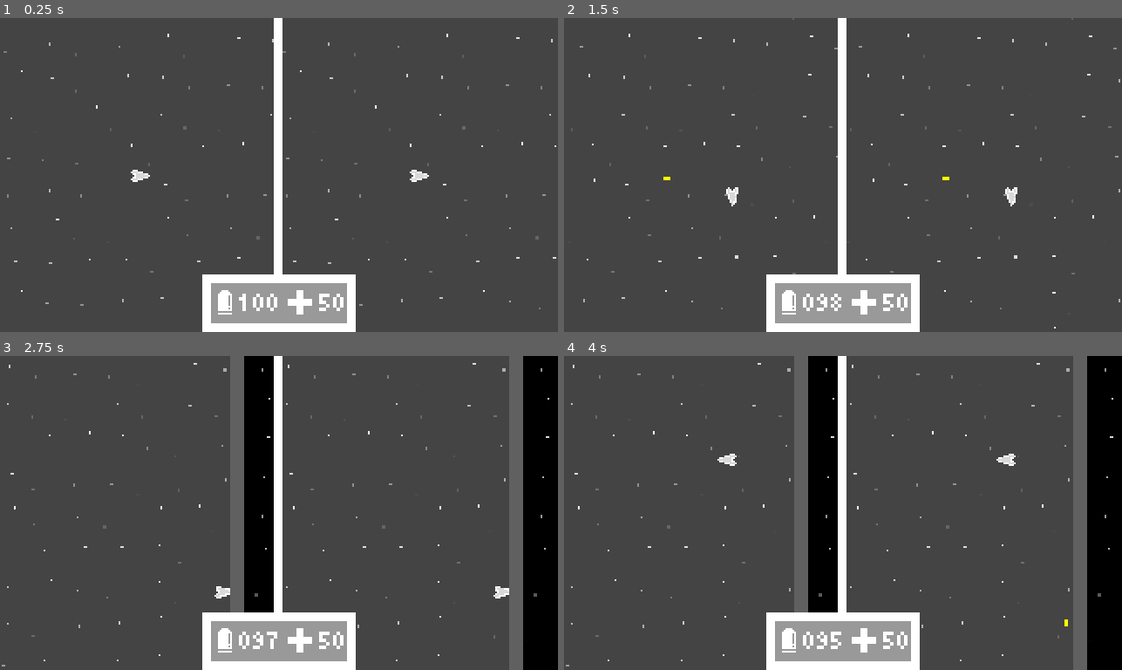
Above: before the commit, frames 1-4 (two rows, left to right).
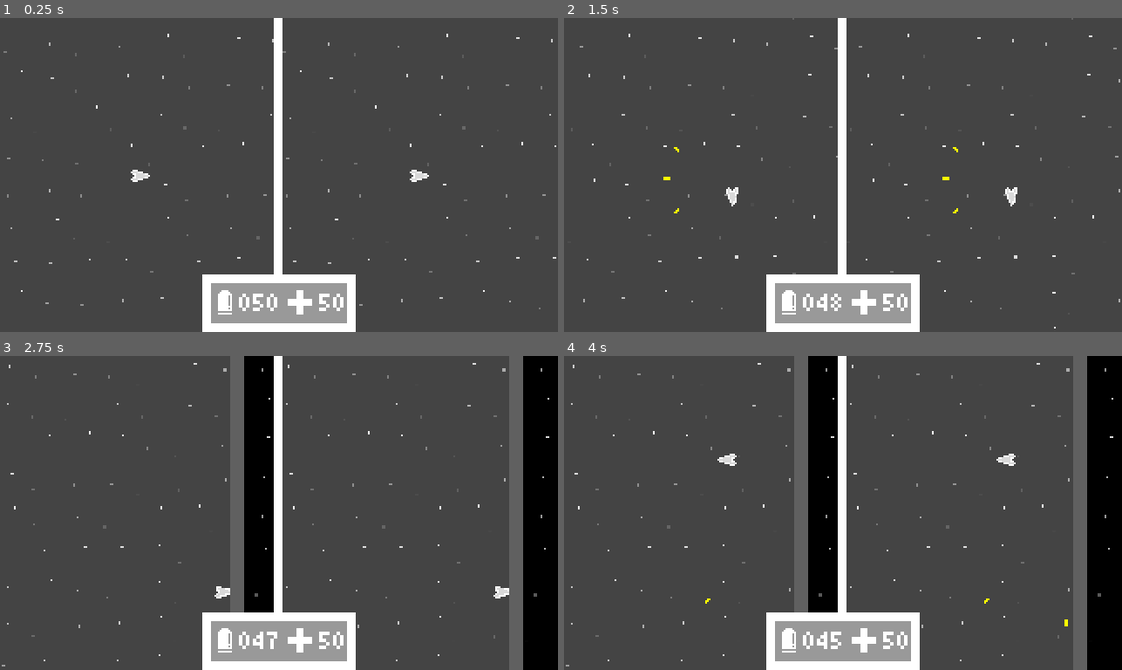
Above: after the commit, the same moments.

Repository: micycle8778/mulithead
Game: Godot game, scene res://game.tscn
Two runs of this game, one before a commit and one after it. Both use one fixed random seed, a clock stepped at 60 frames per second and the inputs below.
Inputs:
- Up to frame 1 (0.25 s): no input
- Up to frame 2 (1.5 s): tap Enter at 0.5 s; hold D (move_right) 0.53-1.28 s; tap K (aim_down) at 0.6 s; hold S (move_down) from 1.28 s (still down); tap J (aim_left) at 1.35 s
- Up to frame 3 (2.75 s): release S (move_down) at 2.03 s; hold D (move_right) from 2.03 s (still down); tap L (aim_right) at 2.1 s
- Up to frame 4 (4 s): release D (move_right) at 2.78 s; hold W (move_up) 2.78-3.53 s; tap I (aim_up) at 2.85 s; hold A (move_left) from 3.53 s (still down); tap K (aim_down) at 3.6 s

The runs differ from the first frame. In frame 1, 0.1% of the frame differs, in the area x 42-48%, y 87-94%; in frame 2, 0.1%, in the area x 19-71%, y 41-94%; in frame 3, less than 0.1%; in frame 4, less than 0.1%.

Commit message:
shotgun; fix #3

Diff:
--- a/autoloads/pl.gd
+++ b/autoloads/pl.gd
@@ -1,3 +1,8 @@
 extends Node
 
 const basic_bullet = preload("res://player/bullets/basic_bullet.tscn")
+
+const basic_weapon_texture = preload("res://hud/weapons/basic.png")
+const bomb_weapon_texture = preload("res://hud/weapons/bomb.png")
+const hyperbeam_weapon_texture = preload("res://hud/weapons/hyperbeam.png")
+const shotgun_weapon_texture = preload("res://hud/weapons/shotgun.png")
--- a/game.gd
+++ b/game.gd
@@ -2,6 +2,7 @@
 
 static var instance: Game
 
+@onready var ammo_icon: TextureRect = %AmmoIcon
 @onready var ammo_label: Label = %AmmoLabel
 @onready var health_label: Label = %HealthLabel
 
--- a/game.tscn
+++ b/game.tscn
@@ -55,7 +55,8 @@
 layout_mode = 2
 theme_override_constants/separation = 0
 
-[node name="TextureRect" type="TextureRect" parent="HUD/PanelContainer/MarginContainer/PanelContainer/HBoxContainer"]
+[node name="AmmoIcon" type="TextureRect" parent="HUD/PanelContainer/MarginContainer/PanelContainer/HBoxContainer"]
+unique_name_in_owner = true
 layout_mode = 2
 texture = ExtResource("2_feb5d")
 stretch_mode = 3
--- a/player/player.gd
+++ b/player/player.gd
@@ -8,13 +8,16 @@
 @onready var aim_hint: Line2D = %AimHint
 
 var _weapon_node: Node
-@onready var current_weapon := "Basic":
+@onready var current_weapon := "Shotgun":
 	set(v):
 		current_weapon = v
+		if (not is_node_ready()): return
 		_weapon_node = %Weapons.get_node_or_null(v)
+		_weapon_node.equipped()
 
 func _ready() -> void:
 	_weapon_node = %Weapons.get_node_or_null(current_weapon)
+	_weapon_node.equipped.call_deferred()
 
 func _process(_delta: float) -> void:
 	var aim = Input.get_vector("aim_left", "aim_right", "aim_up", "aim_down")
--- a/player/player.tscn
+++ b/player/player.tscn
@@ -1,8 +1,9 @@
-[gd_scene load_steps=6 format=3 uid="uid://sodn8qieyol"]
+[gd_scene load_steps=7 format=3 uid="uid://sodn8qieyol"]
 
 [ext_resource type="Script" uid="uid://dg15tf8evg8ba" path="res://player/player.gd" id="1_rkbax"]
 [ext_resource type="Texture2D" uid="uid://25k8mcij1du1" path="res://player/player.png" id="2_rkbax"]
 [ext_resource type="Script" uid="uid://c185euuhtf7he" path="res://player/weapons/basic.gd" id="3_g1dw6"]
+[ext_resource type="Script" uid="uid://5beatglyxkrw" path="res://player/weapons/shotgun.gd" id="4_yw30f"]
 
 [sub_resource type="CircleShape2D" id="CircleShape2D_rkbax"]
 radius = 7.0
@@ -42,4 +43,7 @@
 [node name="Basic" type="Node2D" parent="Weapons"]
 script = ExtResource("3_g1dw6")
 
+[node name="Shotgun" type="Node2D" parent="Weapons"]
+script = ExtResource("4_yw30f")
+
 [connection signal="body_entered" from="HurtBox" to="." method="_on_hurt_box_body_entered"]
--- /dev/null
+++ b/player/weapons/shotgun.gd
@@ -0,0 +1,29 @@
+extends Node2D
+
+const fire_wait := 0.1
+var clock := 0.
+
+func equipped() -> void:
+	Game.instance.ammo = 50
+
+func fire_released() -> void:
+	return
+
+func fire_pressed(parent: Node, dir: Vector2) -> void:
+	print("fire_pressed")
+	if clock > 0.: return
+	if Game.instance.ammo <= 0: return
+
+	for angle in [-PI / 6, 0, PI / 6]:
+		var bullet := PL.basic_bullet.instantiate()
+		var v := dir.rotated(angle)
+		bullet.dir = v
+		bullet.rotation = v.angle()
+		parent.add_child(bullet)
+		bullet.global_position = global_position + 10 * v
+
+	clock = fire_wait
+	if World.has_prio(self): Game.instance.ammo -= 1
+
+func _process(delta: float) -> void:
+	clock -= delta
Not shown, added: player/weapons/shotgun.gd.uid
